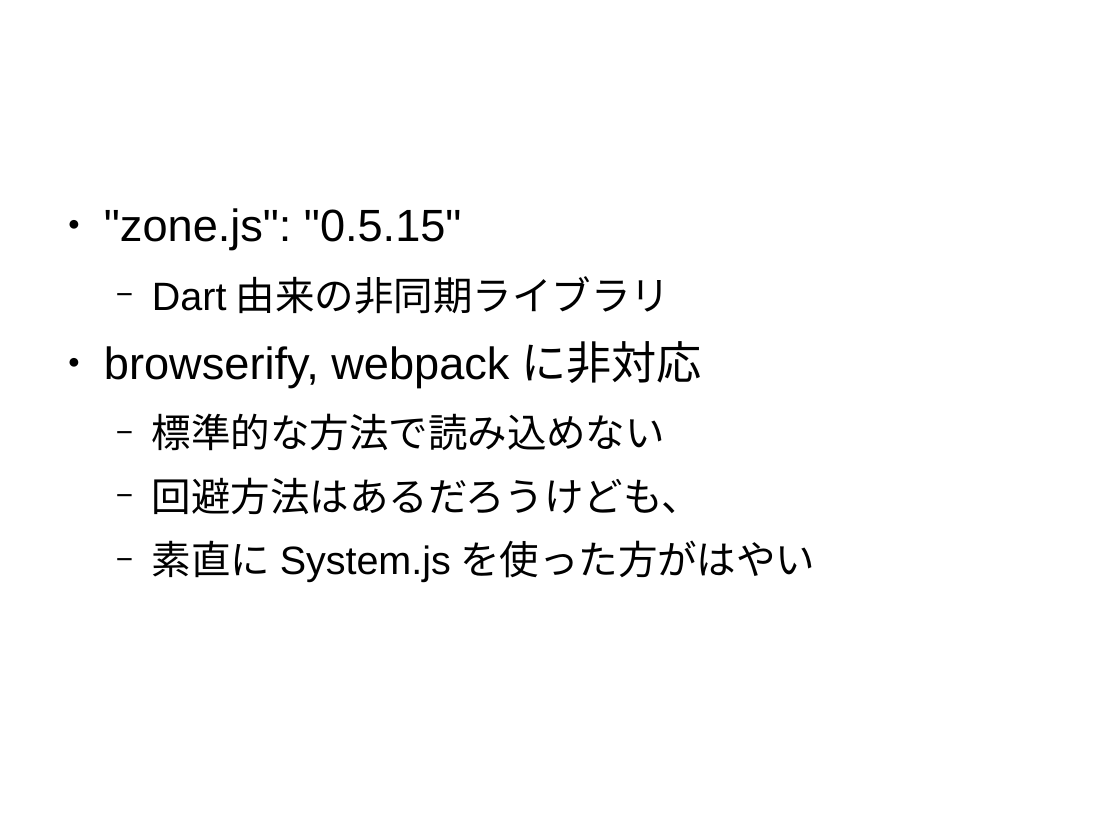
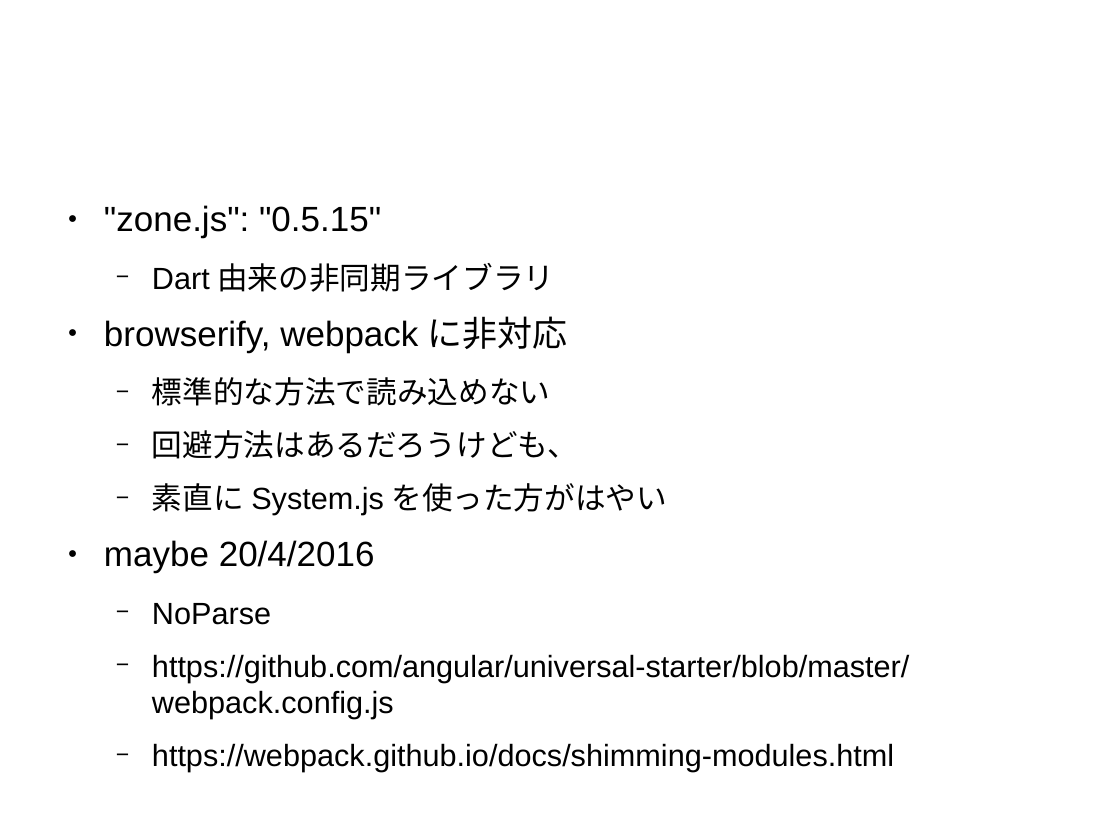
Before and after one commit to sallop/til, a slide deck: slide 3 of angular2入門.odp. Drawn at 1120x840 pixels with LibreOffice and Linux fonts; fonts in the diff are those of the drawing. Boxes give left, top, right and bottom in pixels: in the first picture for what was removed or moved away, otherwise in the second. Text is boxed around its words. In the diff, an @@ line names an element or a change of style, - is before the commit and + after.

Commit message:
maybe, it need module.noParse for zone.js

```diff
--- a/angular2入門.odp
+++ b/angular2入門.odp
@@ text at [104, 205, 578, 515]: size 32 to 24.8 pt in ""zone.js": "0.5.15"", "browserify, webpackに非対応"; size 28 to 21.7 pt in "Dart由来の非同期ライブラリ", "標準的な方法で読み込めない", "回避方法はあるだろうけども、", "素直にSystem.jsを使った方がはやい" @@
@@ text at [104, 540, 909, 772]: paragraphs added @@
+● maybe 20/4/2016
+  − NoParse
+  − https://github.com/angular/universal-starter/blob/master/webpack.config.js
+  − https://webpack.github.io/docs/shimming-modules.html
```
